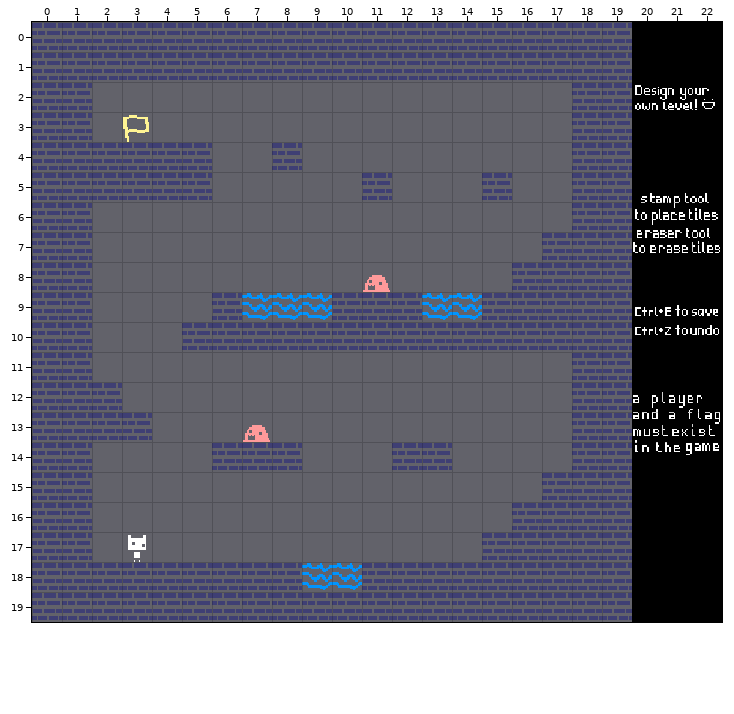
An edit to a level. Tiled map, maps/map.tmx. Above, as it was before the edit.
Cells are 20x20 px. Shown: x 0..22, y 0..19.
And afterwards:
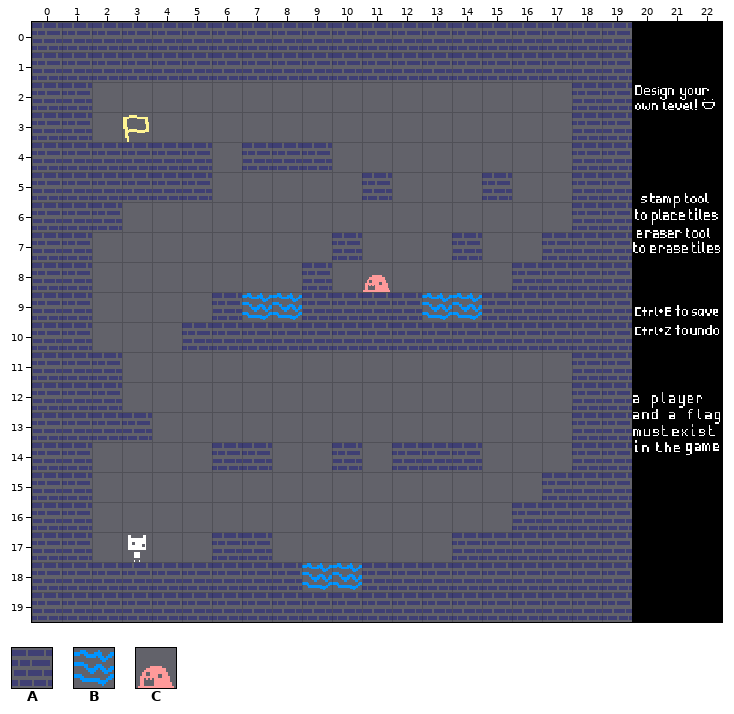
Key: from "Tileset": A 0, B 1, C 4.
_ is an empty cell.
Changes in this commit:
Layer "Tiles":
y 4: x 7 _ -> A; x 9 _ -> A
y 6: x 2 _ -> A
y 7: x 10 _ -> A; x 14 _ -> A
y 8: x 9 _ -> A
y 9: x 9 B -> A
y 11: x 2 _ -> A
y 13: x 7 C -> _
y 14: x 8 A -> _; x 10 _ -> A; x 14 _ -> A
y 17: x 6..7 __ -> AA; x 14 _ -> A
